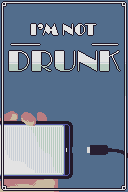
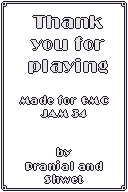
Layered file, before and after one edit (128×192). Changes by layer:
removed layer "I’M NOT DRUNK copy" over bbox(4, 4, 126, 188)
removed layer "I’M NOT DRUNK" over bbox(9, 24, 120, 71)
showed "Layer 7", moved it above "Made for GMC JAM 34 by Pranjal and Shwet", painted on it over bbox(0, 2, 128, 192)
removed layer "Layer 3" over bbox(87, 145, 128, 158)
removed layer "Background" over bbox(0, 0, 128, 192)
added layer "Made for GMC JAM 34 by Pranjal and Shwet" above "Thank you for playing" over bbox(20, 96, 108, 183)
added layer "Thank you for playing" above "F**K!" over bbox(29, 16, 107, 73)
renamed "Layer 6" to "Layer 1 copy", hid it, opacity 100% → 0%, painted on it over bbox(0, 0, 128, 192)
